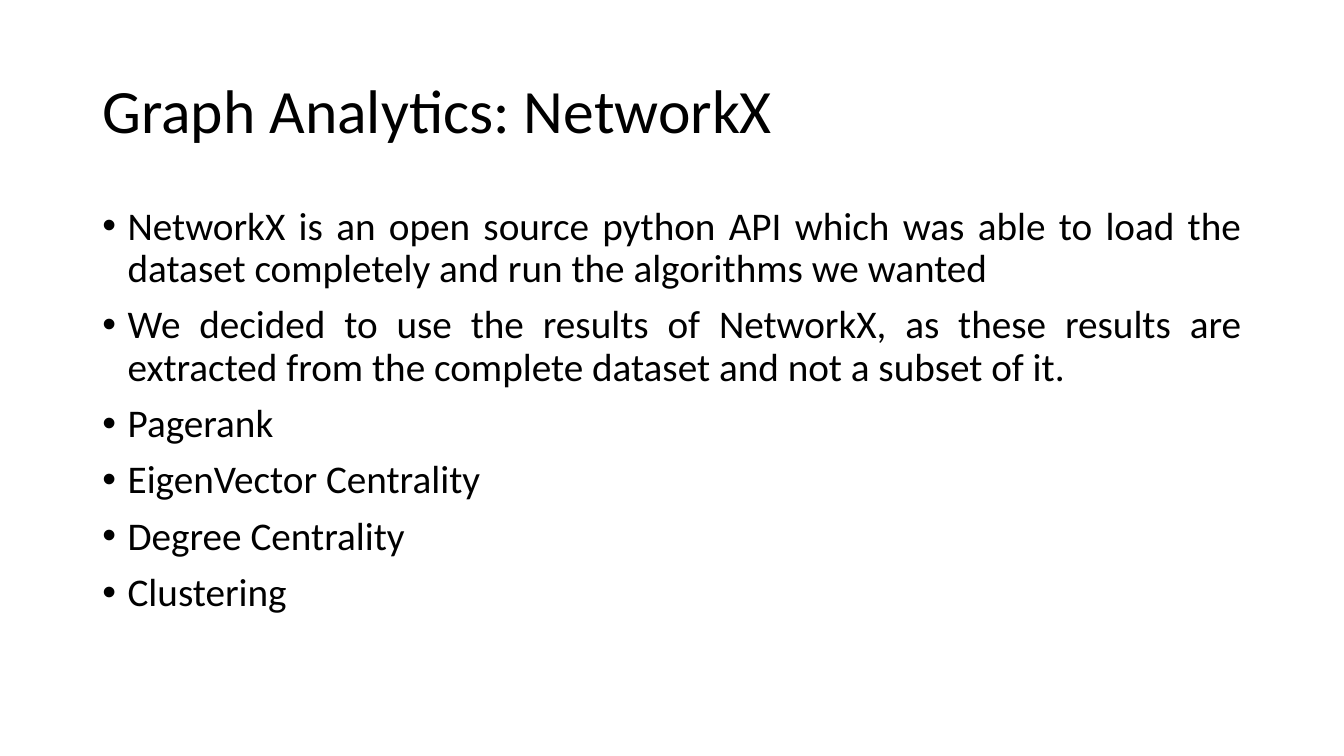
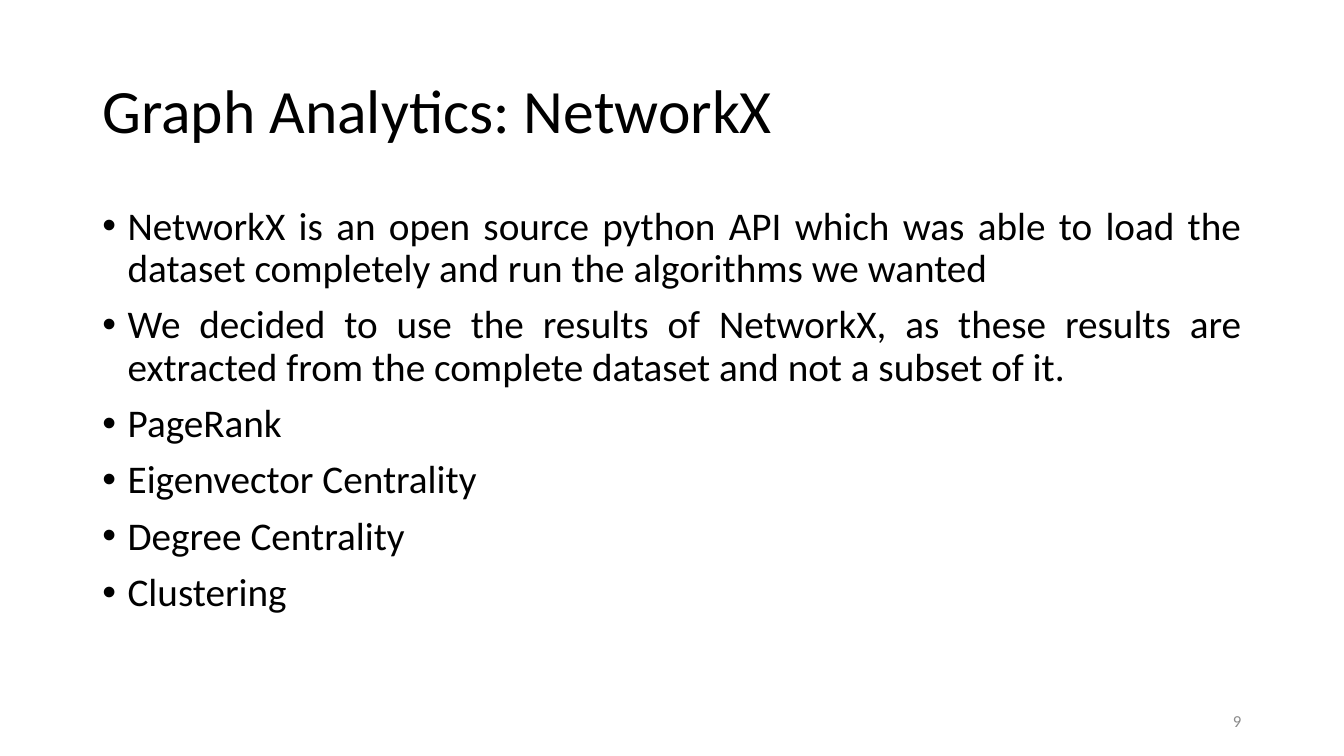
Before and after one commit to MChatzakis/Panama-Papers-Analysis, a slide deck: slide 9 of Presentation/panama_papers.pptx. Drawn at 1344x756 pixels with LibreOffice and Linux fonts; fonts in the diff are those of the drawing. Boxes give left, top, right and bottom in pixels: in the first picture for what was removed or moved away, otherwise in the second. Text is boxed around its words. In the diff, an @@ line names an element or a change of style, - is before the commit and + after.

```diff
--- a/Presentation/panama_papers.pptx
+++ b/Presentation/panama_papers.pptx
@@ text at [128, 409, 476, 500]: text changed @@
-• Pagerank
-• EigenVector Centrality
+• PageRank
+• Eigenvector Centrality
@@ page number added at [1233, 716, 1241, 727], 12 pt, text #8C8C8C @@
+9
```
Also in this commit, not shown: 13 other slides changed, 1 slide added.
